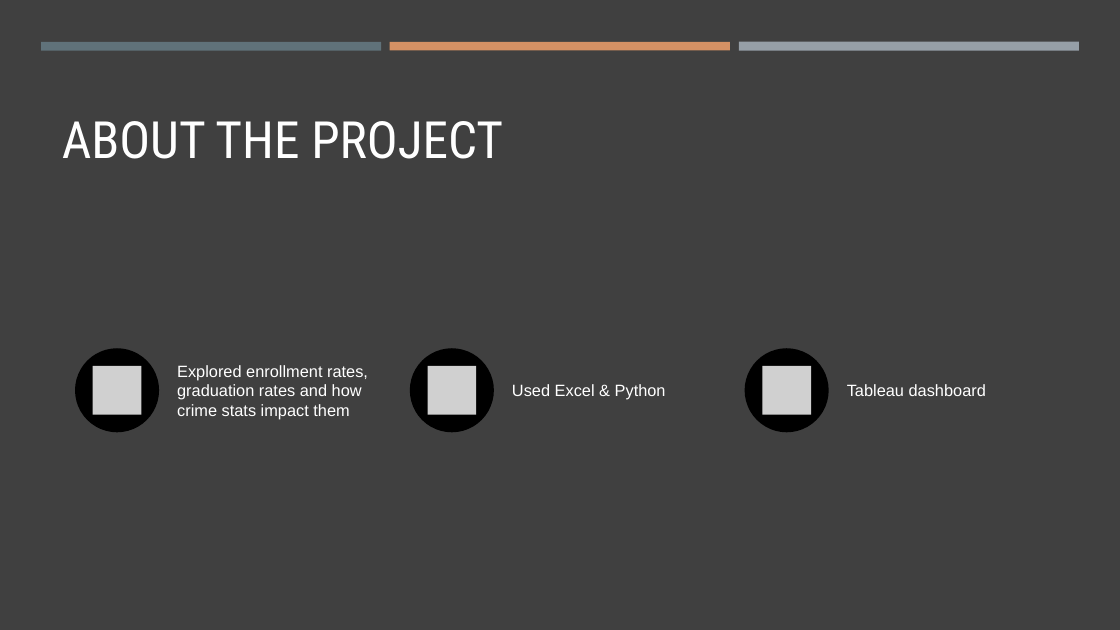
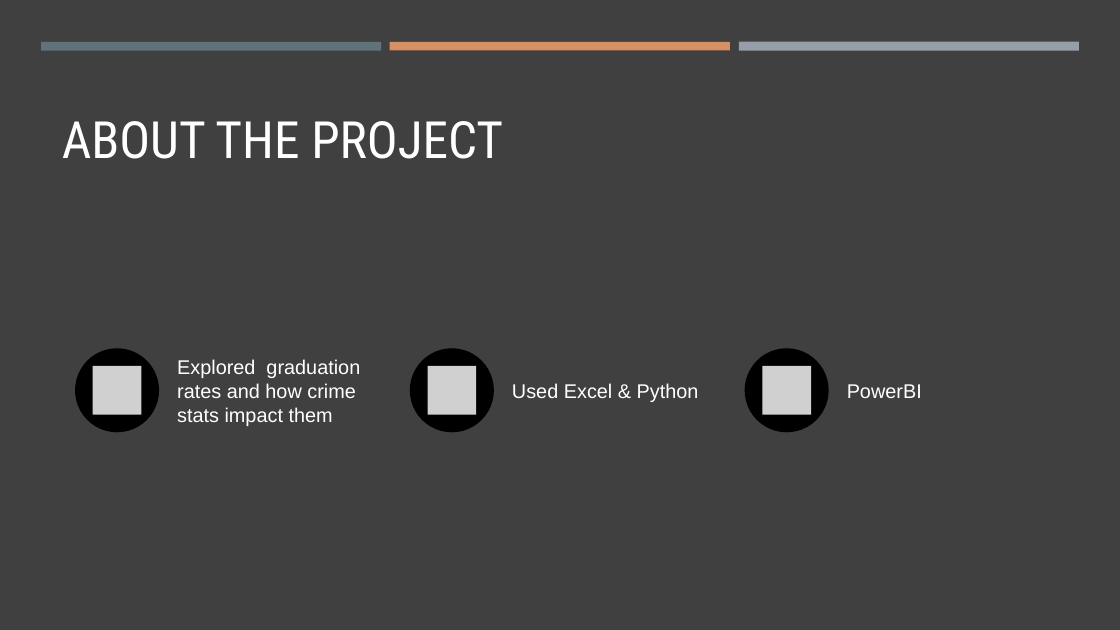
Before and after one commit to ericahen/capstone-da12, a slide deck: slide 2 of presentation/presentation_new.pptx. Drawn at 1120x630 pixels with LibreOffice and Linux fonts; fonts in the diff are those of the drawing; grey boxes stand for pictures. Boxes give left, top, right and bottom in pixels: in the first picture for what was removed or moved away, otherwise in the second. Text is boxed around its words. In the diff, an @@ line names an element or a change of style, - is before the commit and + after.

```diff
--- a/presentation/presentation_new.pptx
+++ b/presentation/presentation_new.pptx
@@ text at <box>177,359,360,426</box>: text changed; size 14 to 17 pt @@
-Explored enrollment rates, graduation rates and how crime stats impact them
+Explored graduation rates and how crime stats impact them
@@ text "Used Excel & Python" at <box>512,383,699,402</box>: size 14 to 17 pt; more space between paragraphs @@
@@ text at <box>847,384,922,398</box>: text changed; size 14 to 17 pt @@
-Tableau dashboard
+PowerBI
```
Also in this commit, not shown: 1 other slide changed, 1 slide added, 1 slide removed.
